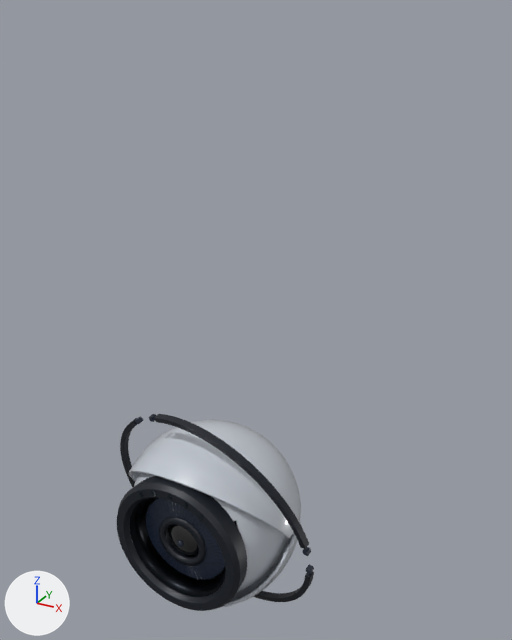
Renders of the Blender file design/3d/scorer/scorer-smooth.blend from each side of a commit.
Camera for both pictures: a camera (50 mm lens) standing at (0.784, -1.193, 1.14) and looking at (0.087, 0.073, 0.507). The lights are fixed; the arrows at lower left show +X, +Y and +Z. The picture after the commit comes second.

The first picture shows 'bezel', 'bulb', 'housing', 'lid_bottom', 'lid_top', 'pupil_ring', 'ring_outer_band', 'throat' and 3 more.
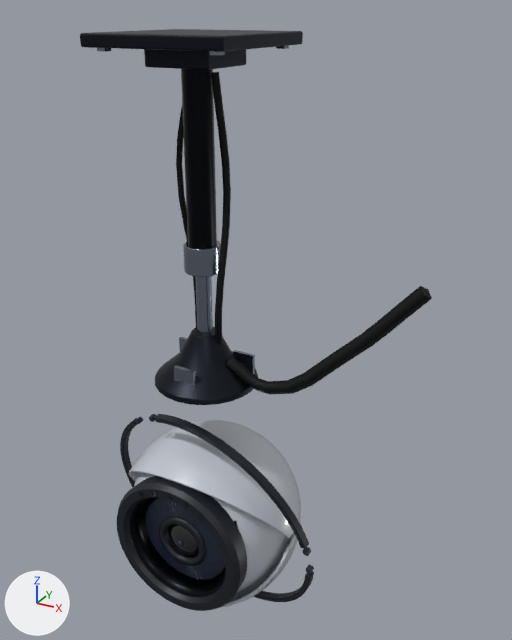
Changed parts and their boxes (x1, y1, x2, y2) in the pictures (512 x 640 px):
'mount_plate', added (black): after (80, 29, 303, 70)
'mount_sleeve', added (black): after (181, 69, 217, 248)
'crown', added (black): after (155, 327, 258, 405)
'mount_feed', added (black): after (225, 286, 432, 395)
'mount_cable_0', added (black): after (211, 72, 231, 345)
'mount_rod', added: after (183, 241, 221, 334)
'mount_cable_1', added (black): after (176, 107, 197, 327)
'crown_fins', added: after (174, 337, 255, 386)
'mount_bolts', added: after (97, 46, 289, 55)

Edits to the bpy script that builds the scene:
```text
Add ob_mount_feed:
    ob_mount_feed = bpy.data.objects.new('mount_feed', me_mount_feed)  # 60 vertices, 52 faces; spans x 0.054..0.482, y -0.017..0.046, z 0.374..0.671; in mat_scorer_core (black #05070a)
    ob_mount_feed.parent = ob_mount
    ob_mount_feed.location = (0.0, 0.0, 0.0)
Add ob_mount:
    ob_mount = bpy.data.objects.new('mount', None)
    ob_mount.parent = ob_scorer
    ob_mount.location = (0.0, 0.0, 0.0)
Add ob_mount_cable_1:
    ob_mount_cable_1 = bpy.data.objects.new('mount_cable_1', me_mount_cable_1)  # 60 vertices, 52 faces; spans x -0.056..-0.024, y -0.006..0.036, z 0.469..1.031; in mat_scorer_core (black #05070a)
    ob_mount_cable_1.parent = ob_mount
    ob_mount_cable_1.location = (0.0, 0.0, 0.0)
Add ob_mount_cable_0:
    ob_mount_cable_0 = bpy.data.objects.new('mount_cable_0', me_mount_cable_0)  # 60 vertices, 52 faces; spans x 0.027..0.059, y -0.023..0.028, z 0.468..1.031; in mat_scorer_core (black #05070a)
    ob_mount_cable_0.parent = ob_mount
    ob_mount_cable_0.location = (0.0, 0.0, 0.0)
Add ob_crown_fins:
    ob_crown_fins = bpy.data.objects.new('crown_fins', me_crown_fins)  # a box spanning x 0.049..0.099, y 0.038..0.046, z 0.385..0.435; a box spanning x -0.099..-0.049, y 0.038..0.046, z 0.385..0.435; a box spanning x -0.025..0.025, y -0.089..-0.081, z 0.385..0.435; in mat_scorer_trim (grey #8a94a3)
    ob_crown_fins.parent = ob_mount
    ob_crown_fins.location = (0.0, 0.0, 0.0)
Add ob_crown:
    ob_crown = bpy.data.objects.new('crown', me_crown)  # 168 vertices, 168 faces; spans x -0.118..0.118, y -0.118..0.118, z 0.366..0.49; in mat_scorer_plate (black #1a1f28); modifiers BEVEL
    ob_crown.parent = ob_mount
    ob_crown.location = (0.0, 0.0, 0.0)
Add ob_mount_rod:
    ob_mount_rod = bpy.data.objects.new('mount_rod', me_mount_rod)  # 88 vertices, 88 faces; spans x -0.04..0.04, y -0.04..0.04, z 0.47..0.69; in mat_scorer_trim (grey #8a94a3); modifiers BEVEL
    ob_mount_rod.parent = ob_mount
    ob_mount_rod.location = (0.0, 0.0, 0.0)
Add ob_mount_sleeve:
    ob_mount_sleeve = bpy.data.objects.new('mount_sleeve', me_mount_sleeve)  # 48 vertices, 48 faces; spans x -0.03..0.03, y -0.03..0.03, z 0.66..1.04; in mat_scorer_hull (black #0d1117); modifiers BEVEL
    ob_mount_sleeve.parent = ob_mount
    ob_mount_sleeve.location = (0.0, 0.0, 0.0)
Add ob_mount_bolts:
    ob_mount_bolts = bpy.data.objects.new('mount_bolts', me_mount_bolts)  # a box spanning x -0.129..-0.111, y -0.129..-0.111, z 1.069..1.077; a box spanning x -0.129..-0.111, y 0.111..0.129, z 1.069..1.077; a box spanning x 0.111..0.129, y -0.129..-0.111, z 1.069..1.077; a box spanning x 0.111..0.129, y 0.111..0.129, z 1.069..1.077; in mat_scorer_trim (grey #8a94a3)
    ob_mount_bolts.parent = ob_mount
    ob_mount_bolts.location = (0.0, 0.0, 0.0)
Add ob_mount_plate:
    ob_mount_plate = bpy.data.objects.new('mount_plate', me_mount_plate)  # a box spanning x -0.15..0.15, y -0.15..0.15, z 1.076..1.1; a box spanning x -0.07..0.07, y -0.07..0.07, z 1.04..1.08; in mat_scorer_plate (black #1a1f28); modifiers BEVEL
    ob_mount_plate.parent = ob_mount
    ob_mount_plate.location = (0.0, 0.0, 0.0)
```
